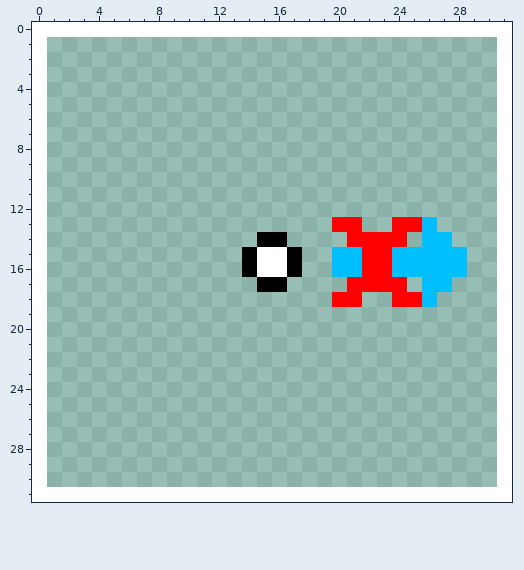
One commit to this pixel-art file: assets/stations/null_water.aseprite. The picture above was drawn from the file before the commit.
32x32 pixels, 1 frame.
The same view after the edit:
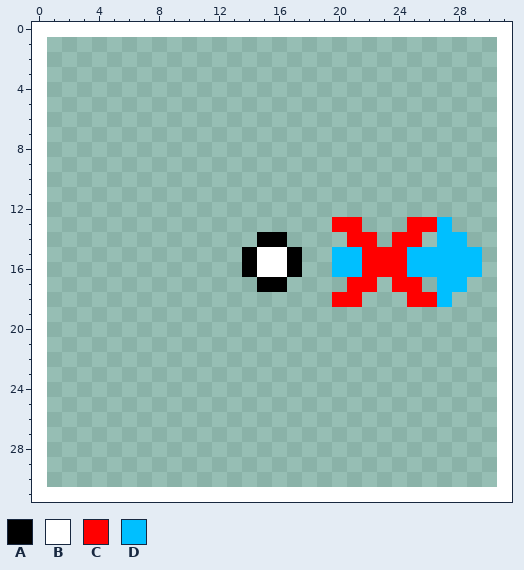
Palette (. is transparent): A #000000  B #ffffff  C #ff0000  D #00bfff
Difference:
{"y":13,"x":24,"old":"C","new":"."}
{"y":13,"x":26,"old":"D.","new":"CD"}
{"y":14,"x":23,"old":"C","new":"."}
{"y":14,"x":25,"old":".D","new":"C."}
{"y":14,"x":28,"old":".","new":"D"}
{"y":15,"x":24,"old":"D","new":"C"}
{"y":15,"x":29,"old":".","new":"D"}
{"y":16,"x":24,"old":"D","new":"C"}
{"y":16,"x":29,"old":".","new":"D"}
{"y":17,"x":23,"old":"C","new":"."}
{"y":17,"x":25,"old":".D","new":"C."}
{"y":17,"x":28,"old":".","new":"D"}
{"y":18,"x":24,"old":"C","new":"."}
{"y":18,"x":26,"old":"D.","new":"CD"}
